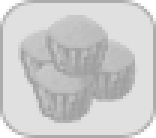
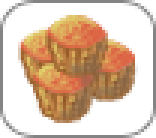
The second 156 × 138 image is a revision of the first. Changes to its layers:
"Слой 2": opacity 60% → 52% over [54,36,141,126]
